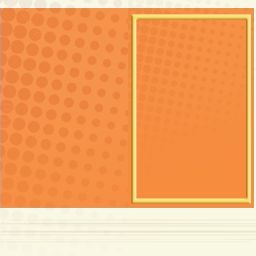
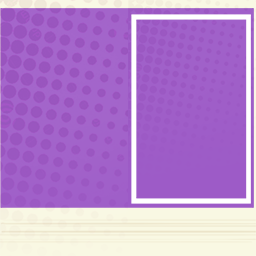
Revision of a layered 256 x 256 image; what changed, layer by layer:
painted on "contour face devant" over 131, 14, 251, 204
hid "bleu copie" over 0, 8, 254, 208
hid "bleu" over 0, 8, 254, 208
hid "rose", painted on it over 0, 8, 254, 208
